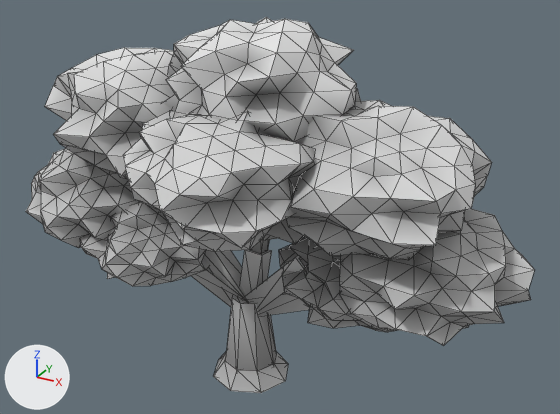
Renders of the glTF model assets/models/kyoto/plants/momiji_a.glb from each side of a commit.
The view is the same before and after, from a 50 mm camera at (8.2, -13.19, 11.32) aimed at (0.69, 0.47, 4.49). Arrows for +X, +Y and +Z are at lower left; the lights stay in place. The first picture is the older version. Mesh edges are drawn as thin lines. Vertices at exactly the same position are counted once.

In view in the first picture: 'Maple_Crown', 'Maple_Trunk'.
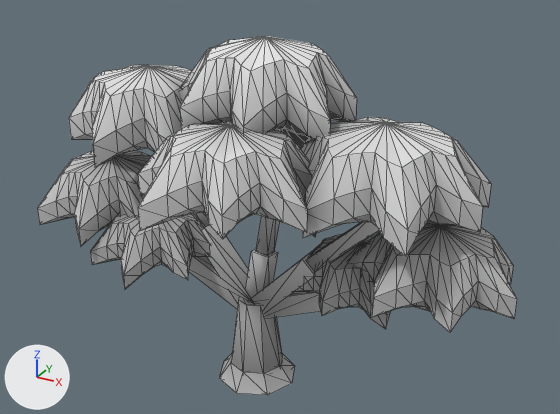
Where the change shows, as pixel boxes [x1, y1, x2, y2] in the pictures (560 x 414 px):
'Maple_Crown', reshaped (9% shorter)
    before: [26, 17, 535, 345]
    after: [38, 36, 517, 333]
'Maple_Trunk', moved
    before: [191, 240, 310, 393]
    after: [146, 160, 379, 395]
part 1 of me_maple_crown, rebuilt (10% narrower, 17% shorter)
    before: [163, 17, 361, 142]
    after: [179, 36, 357, 140]
part 2 of me_maple_crown, rebuilt
    before: [45, 48, 175, 180]
    after: [69, 65, 192, 167]
part 3 of me_maple_crown, rebuilt (7% narrower, 12% shorter)
    before: [286, 100, 492, 260]
    after: [300, 117, 491, 257]
part 4 of me_maple_crown, rebuilt
    before: [26, 148, 141, 248]
    after: [38, 150, 152, 246]
part 5 of me_maple_crown, rebuilt
    before: [262, 219, 303, 244]
    after: [244, 128, 316, 237]
part 6 of me_maple_crown, rebuilt (15% narrower, 18% shorter)
    before: [337, 209, 535, 345]
    after: [348, 221, 517, 333]
part 7 of me_maple_crown, rebuilt (8% narrower, 10% shorter)
    before: [80, 203, 209, 286]
    after: [91, 214, 210, 289]
part 8 of me_maple_crown, rebuilt
    before: [279, 236, 390, 332]
    after: [294, 234, 430, 330]
part 9 of me_maple_crown, rebuilt (10% narrower, 17% shorter)
    before: [123, 109, 315, 252]
    after: [138, 121, 311, 239]

Edits to the bpy script that builds the scene:
```text
Change me_maple_crown:
    used by ob_maple_crown; location = (0.0, 0.0, 0.0)
    remove me_maple_crown.from_pydata(...)  # 1458 vertices, 2880 faces; spans x -6.1..6.1, y -3.36..3.36, z 2.05..8.58
    add me_maple_crown.from_pydata(...)  # 1278 vertices, 2520 faces; spans x -5.94..5.94, y -2.98..2.98, z 2.58..8.2
    me_maple_crown part 1: the loose piece of 162 vertices spanning x -2.11..2.45, y -1.74..2.56, z 5.51..8.58 is rebuilt with 142 vertices and now spans x -1.81..2.21, y -1.41..2.35, z 6.24..8.2
    me_maple_crown part 2: the loose piece of 162 vertices spanning x -5.49..-0.55, y -1.52..3.0, z 4.51..7.56 is rebuilt with 142 vertices and now spans x -4.81..-0.64, y -1.27..2.45, z 5.31..7.18
    me_maple_crown part 3: the loose piece of 162 vertices spanning x 0.47..5.07, y -1.9..2.36, z 4.17..7.25 is rebuilt with 142 vertices and now spans x 1.11..5.19, y -1.65..1.99, z 4.93..6.87
    me_maple_crown part 4: the loose piece of 162 vertices spanning x -6.1..-2.07, y -1.48..1.99, z 2.83..5.27 is rebuilt with 142 vertices and now spans x -5.94..-2.1, y -1.41..2.09, z 3.31..4.96
    me_maple_crown part 5: the loose piece of 162 vertices spanning x -2.63..2.88, y -1.21..3.36, z 3.46..6.72 is rebuilt with 142 vertices and now spans x -2.11..2.76, y -1.04..2.98, z 4.26..6.32
    me_maple_crown part 6: the loose piece of 162 vertices spanning x 2.04..6.1, y -1.22..2.49, z 2.47..5.1 is rebuilt with 142 vertices and now spans x 2.36..5.94, y -0.86..2.52, z 3.12..4.75
    me_maple_crown part 7: the loose piece of 162 vertices spanning x -4.12..-0.86, y -1.7..1.57, z 2.19..4.32 is rebuilt with 142 vertices and now spans x -3.86..-0.89, y -1.64..1.32, z 2.71..4.06
    me_maple_crown part 8: the loose piece of 162 vertices spanning x 0.58..4.12, y -0.84..2.41, z 2.05..4.12 is rebuilt with 142 vertices and now spans x 0.95..4.13, y -0.47..2.2, z 2.58..3.86
    me_maple_crown part 9: the loose piece of 162 vertices spanning x -1.81..2.53, y -3.36..0.45, z 4.4..7.19 is rebuilt with 142 vertices and now spans x -1.43..2.47, y -2.98..0.53, z 5.1..6.85
Change me_maple_trunk:
    used by ob_maple_trunk; location = (0.0, 0.0, 0.0)
    remove me_maple_trunk.from_pydata(...)  # 112 vertices, 176 faces; spans x -4.02..4.1, y -0.57..1.33, z 0.0..5.11
    add me_maple_trunk.from_pydata(...)  # 112 vertices, 176 faces; spans x -3.85..4.27, y -0.57..1.33, z 0.0..5.11
    me_maple_trunk part 10: the whole mesh is moved by (0.17, 0.0, 0.0)
```
